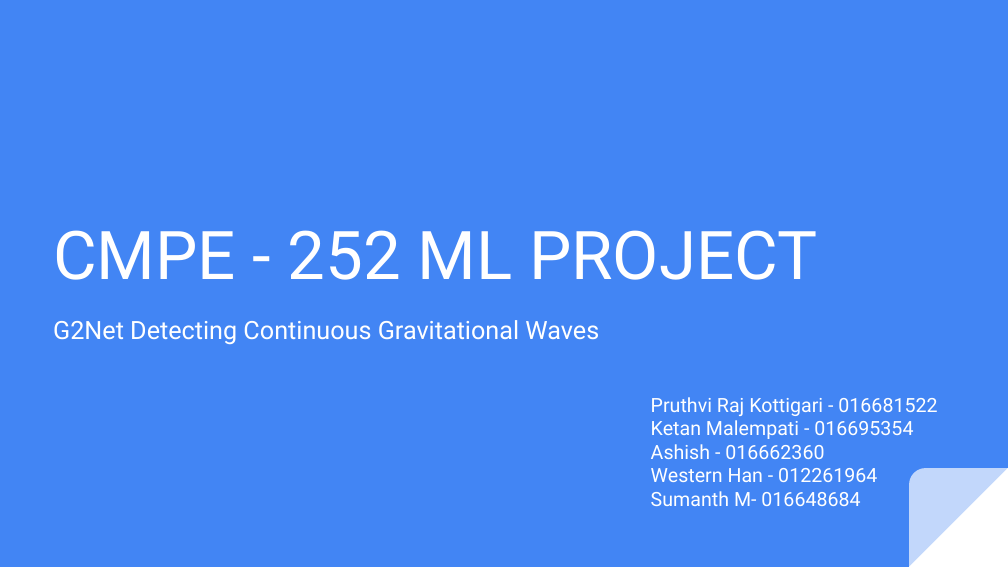
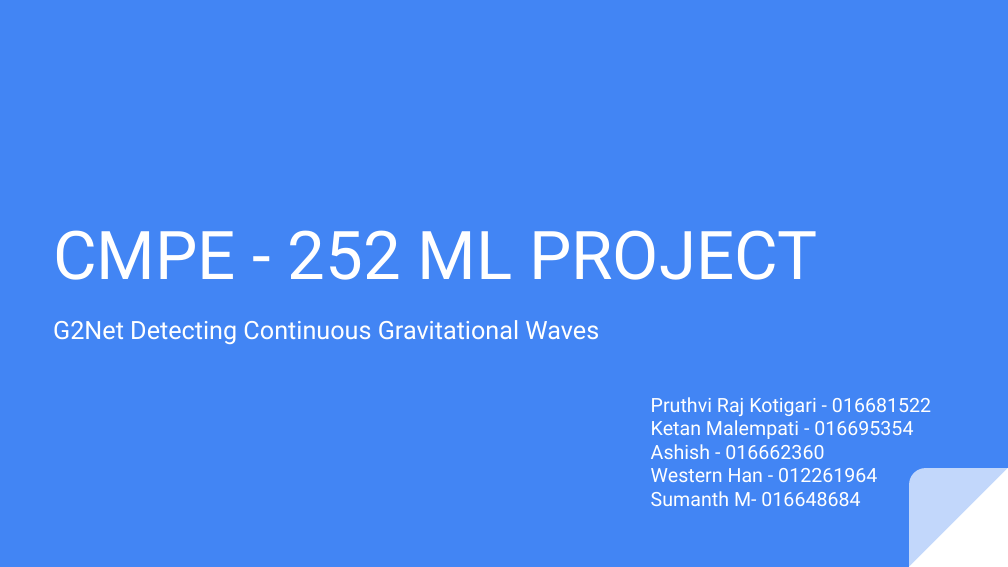
Before and after one commit to pruthvirajkottigari/transformers, a slide deck: slide 1 of CMPE-257 Transformer ML Project Presentation.pptx. Drawn at 1008x567 pixels with LibreOffice and Linux fonts; fonts in the diff are those of the drawing. Boxes give left, top, right and bottom in pixels: in the first picture for what was removed or moved away, otherwise in the second. Text is boxed around its words. In the diff, an @@ line names an element or a change of style, - is before the commit and + after.

Commit message:
Updated project presentation

```diff
--- a/CMPE-257 Transformer ML Project Presentation.pptx
+++ b/CMPE-257 Transformer ML Project Presentation.pptx
@@ text at (651, 397, 931, 416): text changed @@
-Pruthvi Raj Kottigari - 016681522
+Pruthvi Raj Kotigari - 016681522
```
Also in this commit, not shown: 2 other slides changed, 5 slides added.
